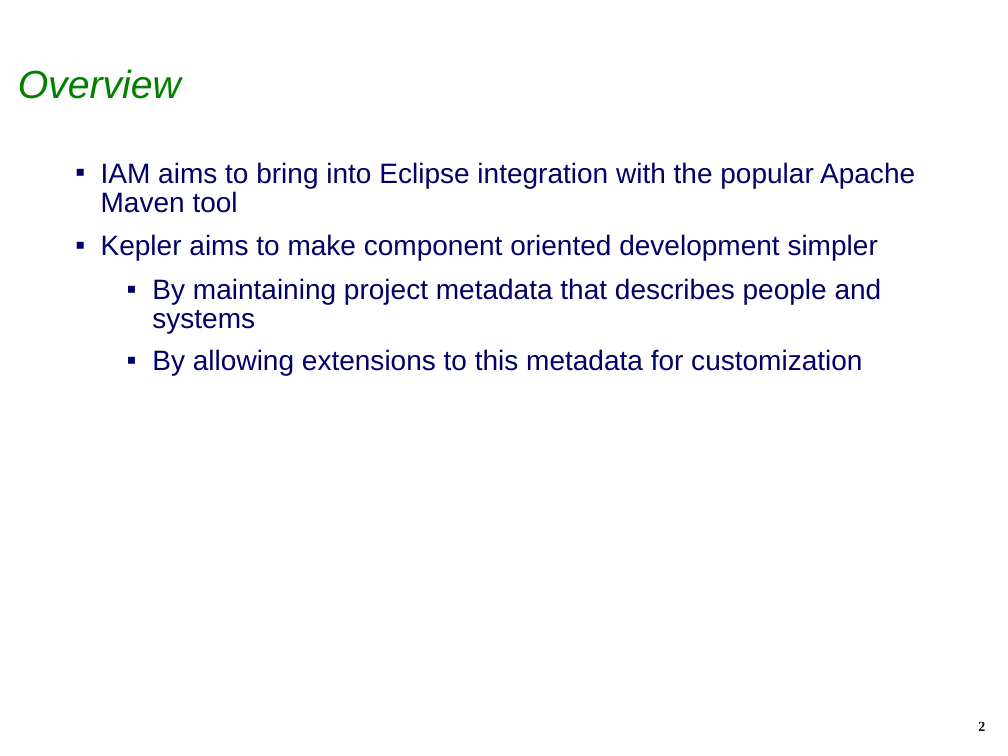
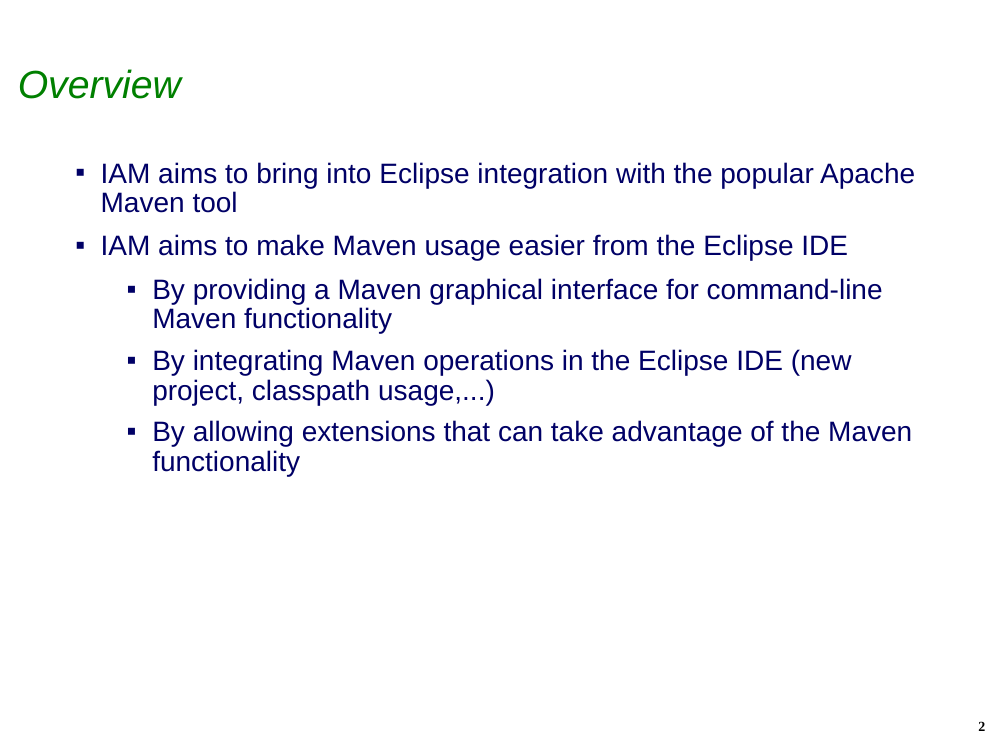
Before and after one commit to isabella232/q4e, a slide deck: slide 2 of docs/EclipseIAMCreationReview.ppt. Drawn at 1008x756 pixels with LibreOffice and Linux fonts; fonts in the diff are those of the drawing; background and template pictures are left out. Boxes give left, top, right and bottom in pixels: in the first picture for what was removed or moved away, otherwise in the second. Text is boxed around its words. In the diff, an @@ line names an element or a change of style, - is before the commit and + after.

```diff
--- a/docs/EclipseIAMCreationReview.ppt
+++ b/docs/EclipseIAMCreationReview.ppt
@@ text at box(101, 234, 912, 476): text changed @@
-▪ Kepler aims to make component oriented development simpler
-  ▪ By maintaining project metadata that describes people and systems
-  ▪ By allowing extensions to this metadata for customization
+▪ IAM aims to make Maven usage easier from the Eclipse IDE
+  ▪ By providing a Maven graphical interface for command-line Maven functionality
+  ▪ By integrating Maven operations in the Eclipse IDE (new project, classpath usage,...)
+  ▪ By allowing extensions that can take advantage of the Maven functionality
```
Also in this commit, not shown: 8 other slides changed.
